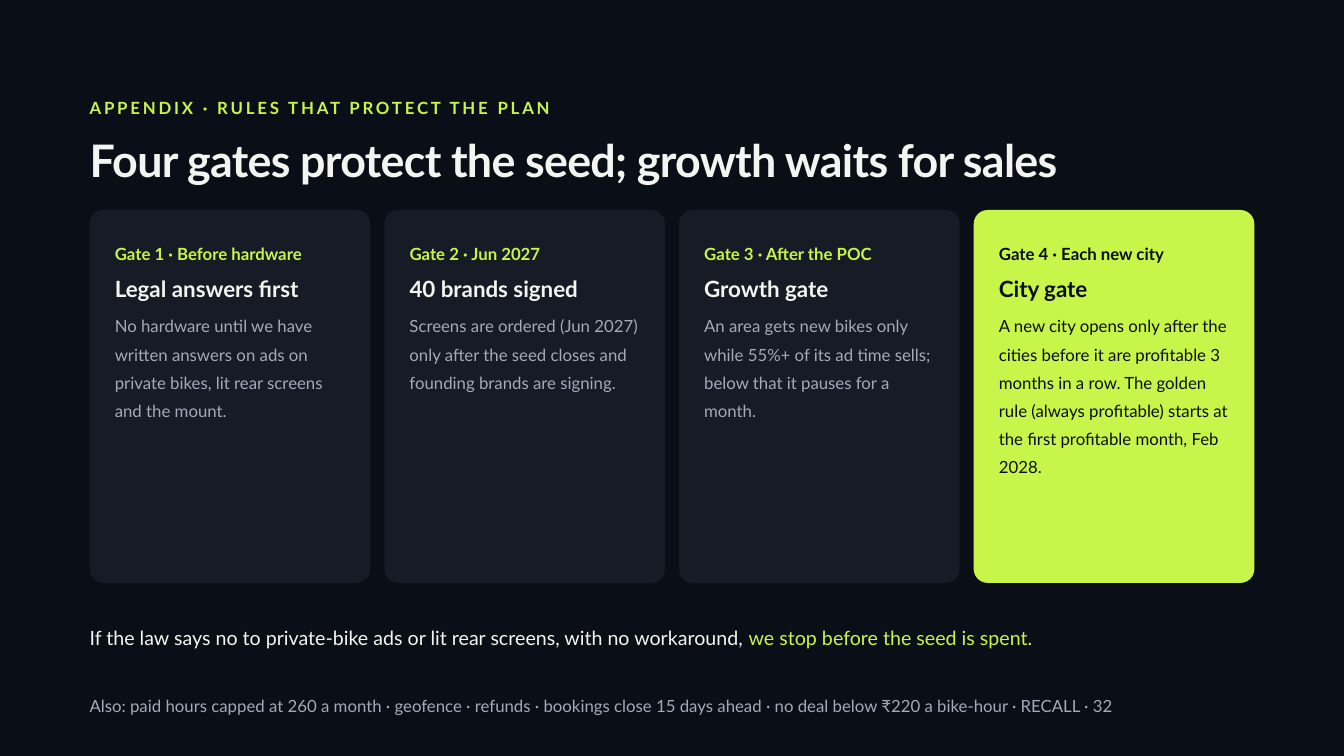
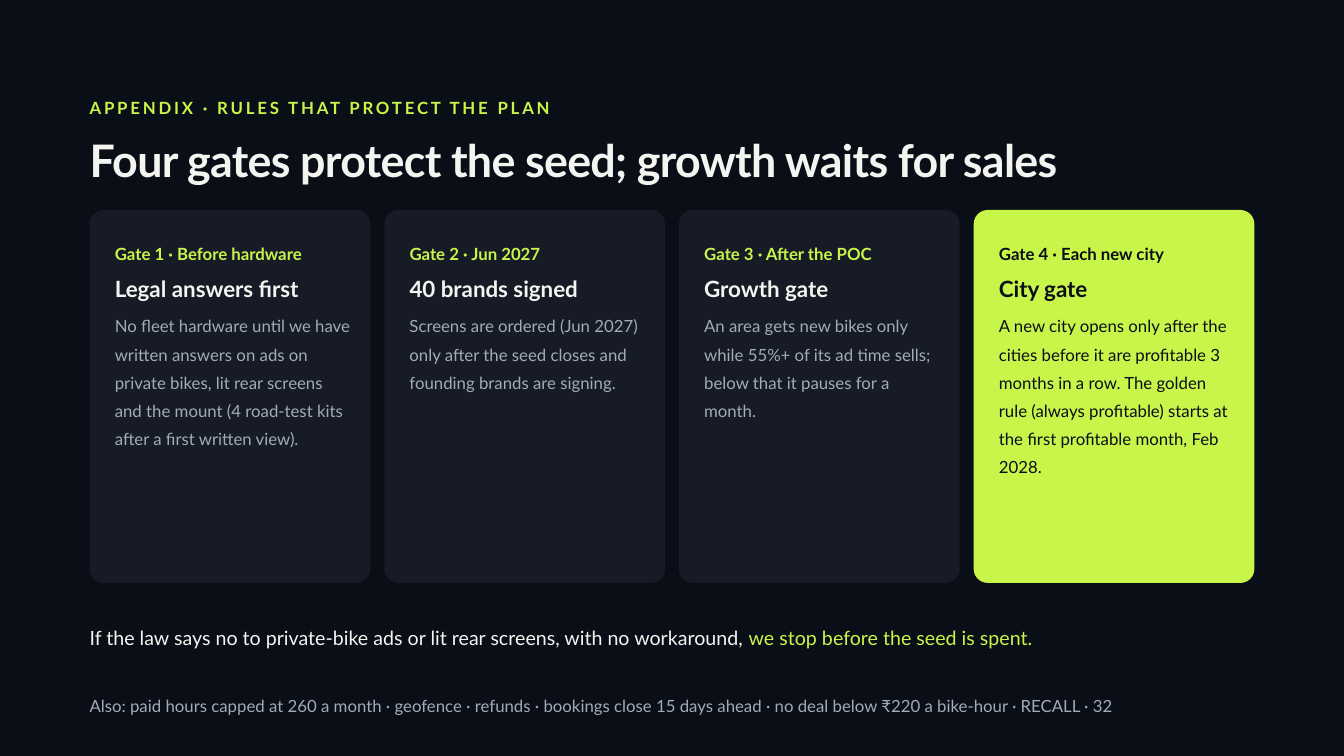
Before and after one commit to Picorus/recall-platform, a slide deck: slide 32 of docs/investor/01_RECALL_Investor_Deck_v5.4.pptx. Drawn at 1344x756 pixels with LibreOffice and Linux fonts; fonts in the diff are those of the drawing. Boxes give left, top, right and bottom in pixels: in the first picture for what was removed or moved away, otherwise in the second. Text is boxed around its words. In the diff, an @@ line names an element or a change of style, - is before the commit and + after.

```diff
--- a/docs/investor/01_RECALL_Investor_Deck_v5.4.pptx
+++ b/docs/investor/01_RECALL_Investor_Deck_v5.4.pptx
@@ text at (115, 319, 350, 447): text changed @@
-No hardware until we have written answers on ads on private bikes, lit rear screens and the mount.
+No fleet hardware until we have written answers on ads on private bikes, lit rear screens and the mount (4 road-test kits after a first written view).
```
Also in this commit, not shown: 8 other slides changed, 9 other files.
